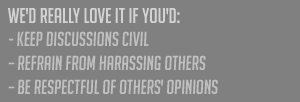
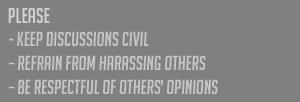
The second (300, 102) image is a revision of the first. Changes to its layers:
renamed "We'd really love it if you'd:" to "PLEASE", painted on it over [8, 8, 180, 23]
"- Keep discussions civil – Refrain from harassing others – Be r": opacity 50% → 55% over [9, 32, 218, 94]
